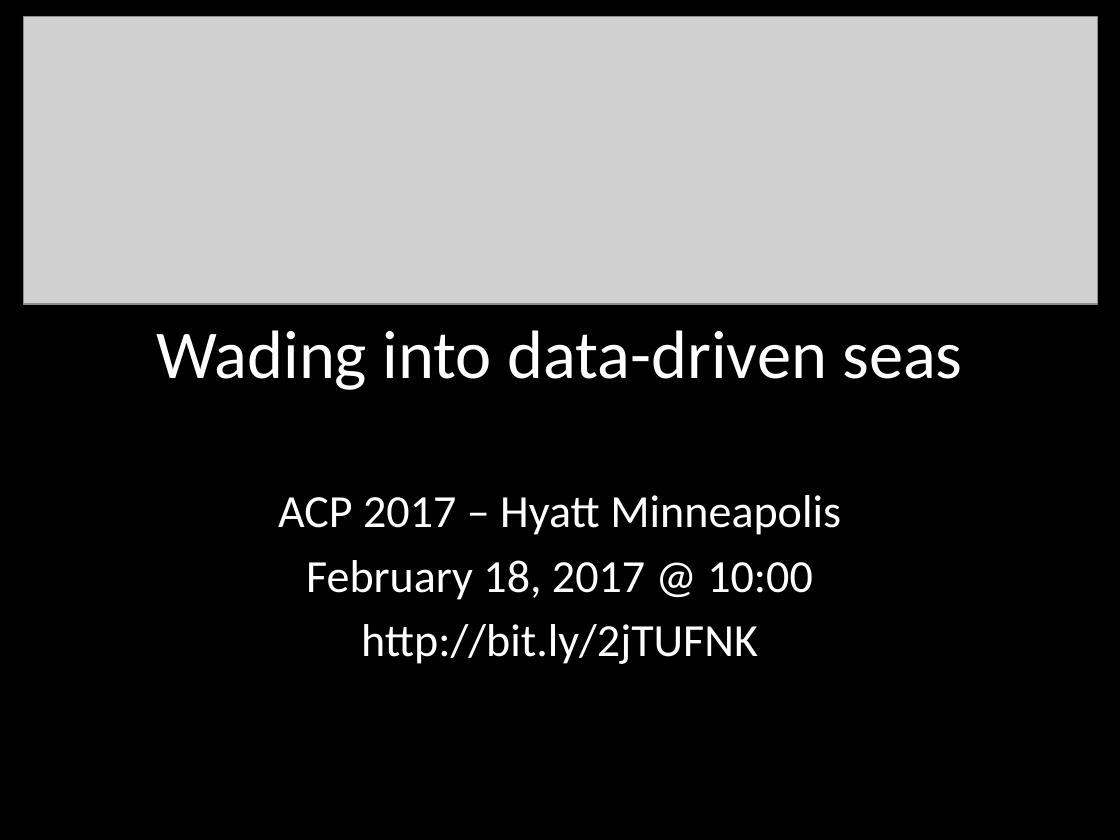
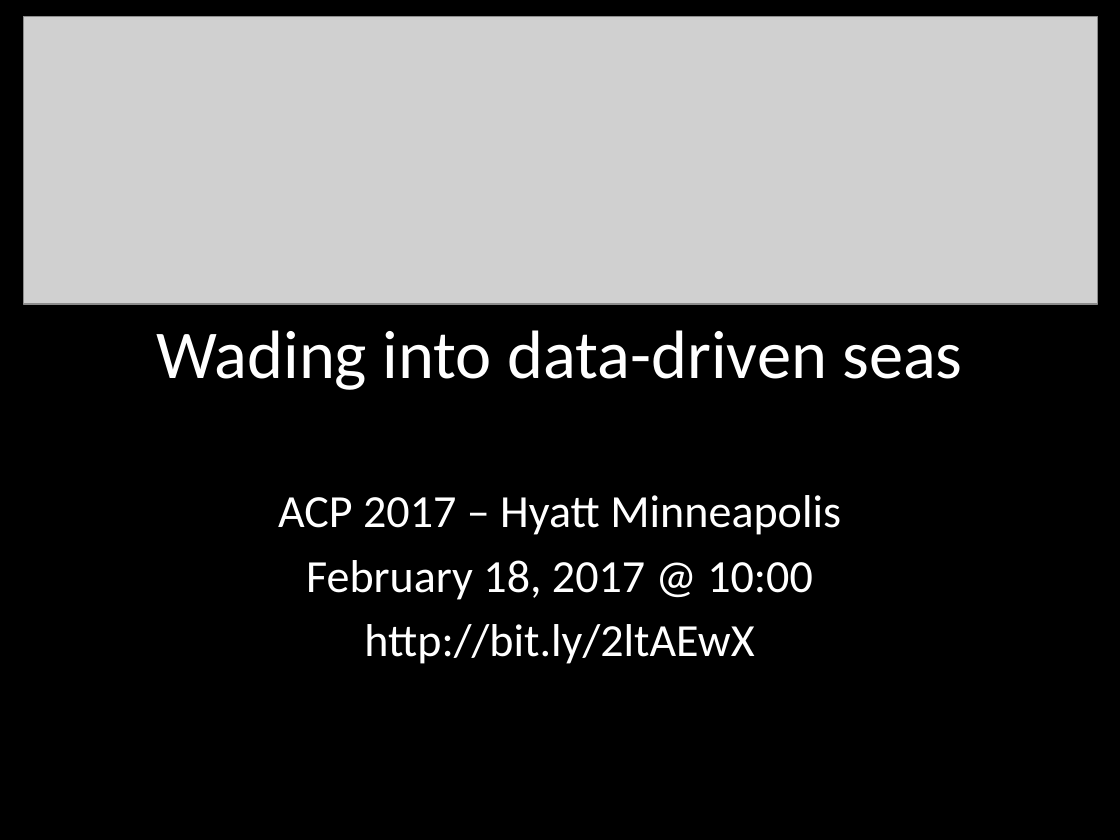
Before and after one commit to striblab/startribune_dataviz, a slide deck: slide 1 of acp_2017/data_presentation.pptx. Drawn at 1120x840 pixels with LibreOffice and Linux fonts; fonts in the diff are those of the drawing; grey boxes stand for pictures. Boxes give left, top, right and bottom in pixels: in the first picture for what was removed or moved away, otherwise in the second. Text is boxed around its words. In the diff, an @@ line names an element or a change of style, - is before the commit and + after.

```diff
--- a/acp_2017/data_presentation.pptx
+++ b/acp_2017/data_presentation.pptx
@@ subtitle at (x1=364, y1=624, x2=754, y2=664): text changed @@
-http://bit.ly/2jTUFNK
+http://bit.ly/2ltAEwX
```
Also in this commit, not shown: 1 other slide changed.
